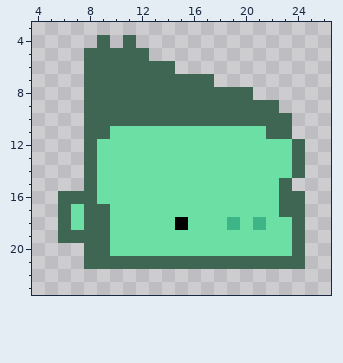
Pixel-art sprite -- packages/nouns-img-permutator/assets/layer-3/head-ape.png. The picture above is the old version.
The file is 32x32 pixels. Shown: x 4..26, y 3..23.
Now the later version:
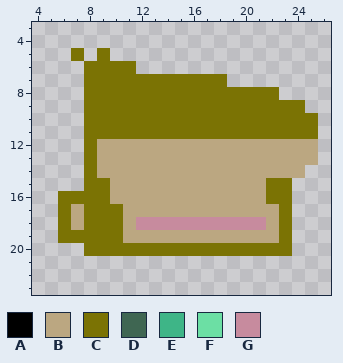
Palette (. is transparent): A #000000  B #bba781  C #7b7304  D #3f6652  E #3eb587  F #6cdfa4  G #c78b9e
Difference:
Changed rows in their new state; - is an unchanged pixel.
first column x 6:
 4 ---.-.--------------
 5 -C.C...-------------
 6 --CCCC...-----------
 7 --CCCCCCCCCCC-------
 8 --CCCCCCCCCCCCCCC---
 9 --CCCCCCCCCCCCCCCCC-
10 --CCCCCCCCCCCCCCCCCC
11 --CCCCCCCCCCCCCCCCCC
12 --CBBBBBBBBBBBBBBBBB
13 --CBBBBBBBBBBBBBBBBB
14 --CBBBBBBBBBBBBBBBB-
15 --CCBBBBBBBBBBBBCC--
16 CCCCBBBBBBBBBBBBCC.-
17 CBCCCBBBBBBBBBBBBC.-
18 CBCCCBGGGGGGGGGGBC.-
19 CCCCCBBBBBBBBBBBBC.-
20 --CCCCCCCCCCCCCCCC.-
21 --.................-
Pixel boxes of the changes (left, top, right, bottom) in both pictures:
changed: (58, 35, 318, 269)
